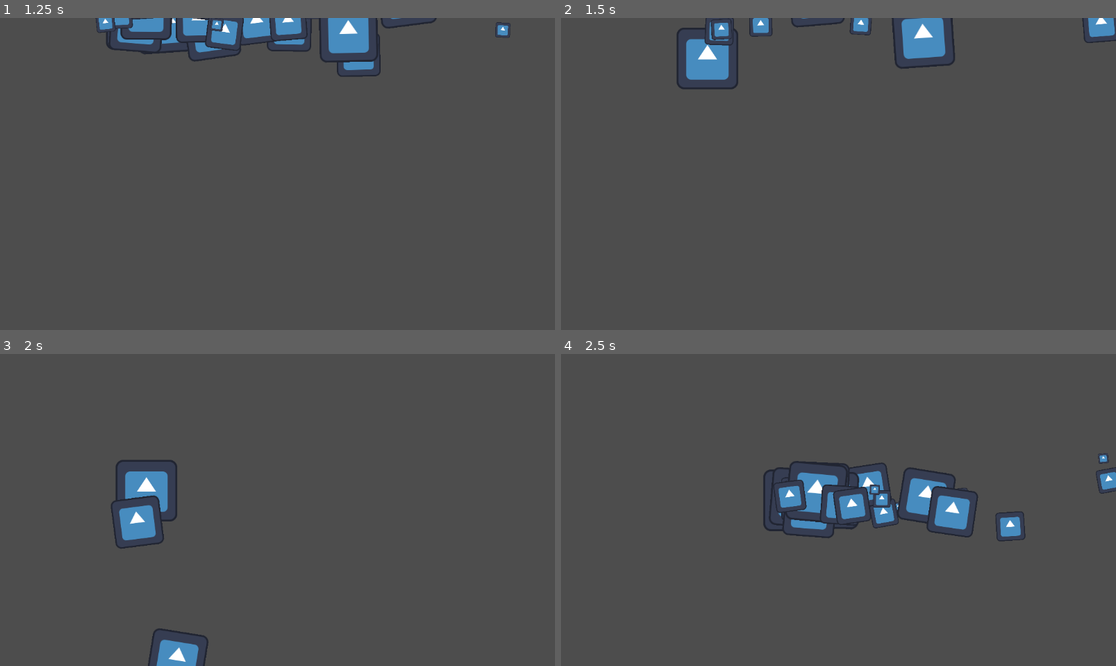
Above: before the commit, frames 1-4 (two rows, left to right).
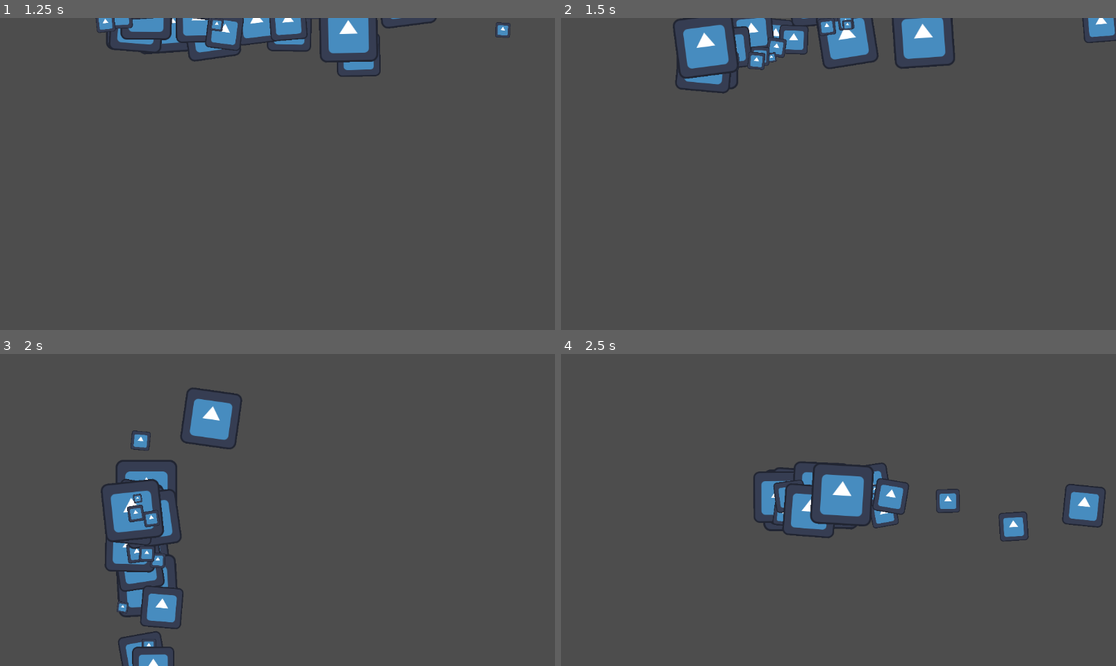
Above: after the commit, the same moments.

Repository: SilasVt/Aldgate
Game: Godot game, scene res://Assets/EarthAssets/Scenes/EarthDimension.tscn
Two runs of this game, one before a commit and one after it. Both use one fixed random seed, a clock stepped at 60 frames per second and the inputs below. The engine's default icon, where the game draws it, is replaced by a stand-in: a white triangle on a blue panel in a dark square.
Inputs:
- Up to frame 1 (1.25 s): tap Enter at 0.5 s; hold Right (move_right) from 0.53 s (still down); hold Alt (shield_action) from 0.53 s (still down)
- Up to frame 2 (1.5 s): release Right (move_right) at 1.28 s; release Alt (shield_action) at 1.28 s; hold S (move_down) from 1.28 s (still down); tap Ctrl (move_fast) at 1.35 s
- Up to frame 3 (2 s): keep holding S (move_down); tap Alt (shield_action) at 1.55 s
- Up to frame 4 (2.5 s): release S (move_down) at 2.03 s; hold Right (move_right) from 2.03 s (still down); hold Alt (shield_action) from 2.03 s (still down)

Frame 1 is identical in both runs. In frame 2, 3.2% of the frame differs, in the area x 20-58%, y 0-25%; in frame 3, 5.5%, in the area x 18-44%, y 10-100%; in frame 4, 4.7%.

Commit message:
Changed shield to Area2D Base.

Diff:
--- a/Assets/Code/Scripts/indigo_player_collision.gd
+++ b/Assets/Code/Scripts/indigo_player_collision.gd
@@ -6,6 +6,8 @@
 static var equipped_shield_element := "FIRE"
 var incoming_element := "none"
 static var direction
+var shield_active = true
+
 
 @onready var animated_sprite_2d = $"../AnimatedSprite2D"
 @onready var death_sound = $DeathSound
@@ -50,24 +52,25 @@
 	if direction_t != Vector2(0, 0):
 		direction = direction_t
 
-	match equipped_shield_element:
-		"FIRE":
-			handle_fire_shield()
-		#"water":
-		#	handle_water_state()
-		#"ice":
-		#	handle_ice_state()
-		#"wind":
-		#	handle_wind_state()
-		_:
-			print("unmatched")
+	if Input.is_action_pressed("shield_action"):
+		shield_active = true
+		match equipped_shield_element:
+			"FIRE":
+				handle_fire_shield(shield_active)
+			#"water":
+			#	handle_water_state()
+			#"ice":
+			#	handle_ice_state()
+			#"wind":
+			#	handle_wind_state()
+			_:
+				print("unmatched")
 
 
 
 
-func handle_fire_shield():
-
-	if Input.is_action_pressed("shield_action"):
+func handle_fire_shield(shield_active):
+	if shield_active:
 		fire_shield.set_active(true)
 		fire_shield.set_direction(direction)
 	else:
--- a/Assets/Code/Scripts/player_shield.gd
+++ b/Assets/Code/Scripts/player_shield.gd
@@ -1,7 +1,7 @@
 extends Sprite2D
 
 
-
+#UNUSED OLD
 @onready var fire_shield = $"."
 
 func _ready():
--- a/Assets/Code/Scripts/player_shield_fire.gd
+++ b/Assets/Code/Scripts/player_shield_fire.gd
@@ -1,26 +1,33 @@
 extends Sprite2D
 
-@onready var cpu_particles_2d = $CPUParticles2D
+@onready var shield_area = $ShieldArea
+@onready var collision_shape_2d = $ShieldArea/CollisionShape2D
+@onready var cpu_particles_2d = $ShieldArea/CPUParticles2D
+
 const TYPE := "Fire"
-@onready var ray_cast_2d = $RayCast2D
+
 
 func _ready():
 	pass # Replace with function body.
 
 func set_direction(new_direction):
-	cpu_particles_2d.direction = new_direction
-	print(new_direction)
-
 	#Calculate Direction for raycast
 	# Get the angle in radians between the direction vector and the positive x-axis
+	# Convert the angle from radians to degrees
+	# Normalize the angle to be between 0 and 360 degrees
 	var radians = atan2(new_direction.y, new_direction.x)
-	# Convert the angle from radians to degrees
 	var degrees = radians * 180 / PI
-	# Normalize the angle to be between 0 and 360 degrees
 	if degrees < 0:
 		degrees += 360
-	ray_cast_2d.rotation = degrees
+
+	shield_area.rotation_degrees = degrees
 
 func set_active(state):
-	cpu_particles_2d.emitting = state
-	ray_cast_2d.enabled = state
+	cpu_particles_2d.set_emitting(state)
+	collision_shape_2d.disabled = !state
+
+
+func _process(delta):
+	#if ray_cast_2d.is_colliding():
+		#var collider = shield_raycast.get_collider()
+	pass
--- a/Assets/GenericAssets/Scenes/player_shield_fire.tscn
+++ b/Assets/GenericAssets/Scenes/player_shield_fire.tscn
@@ -1,13 +1,20 @@
-[gd_scene load_steps=3 format=3 uid="uid://olo5bjfoipif"]
+[gd_scene load_steps=4 format=3 uid="uid://olo5bjfoipif"]
 
 [ext_resource type="Texture2D" uid="uid://b1kfwb5txxygi" path="res://icon.svg" id="1_1l8go"]
 [ext_resource type="Script" path="res://Assets/Code/Scripts/player_shield_fire.gd" id="2_yw3a3"]
+
+[sub_resource type="CapsuleShape2D" id="CapsuleShape2D_wwa25"]
+radius = 101.0
+height = 980.0
 
 [node name="Sprite2D" type="Sprite2D"]
 texture = ExtResource("1_1l8go")
 script = ExtResource("2_yw3a3")
 
-[node name="CPUParticles2D" type="CPUParticles2D" parent="."]
+[node name="ShieldArea" type="Area2D" parent="."]
+
+[node name="CPUParticles2D" type="CPUParticles2D" parent="ShieldArea"]
+emitting = false
 amount = 30
 lifetime = 2.0
 speed_scale = 3.48
@@ -24,6 +31,12 @@
 angle_max = 10.5
 scale_amount_min = 0.1
 
+[node name="CollisionShape2D" type="CollisionShape2D" parent="ShieldArea"]
+position = Vector2(420, -4)
+rotation = 1.56683
+shape = SubResource("CapsuleShape2D_wwa25")
+
 [node name="RayCast2D" type="RayCast2D" parent="."]
+visible = false
 rotation = -1.494
 target_position = Vector2(881, 0)
